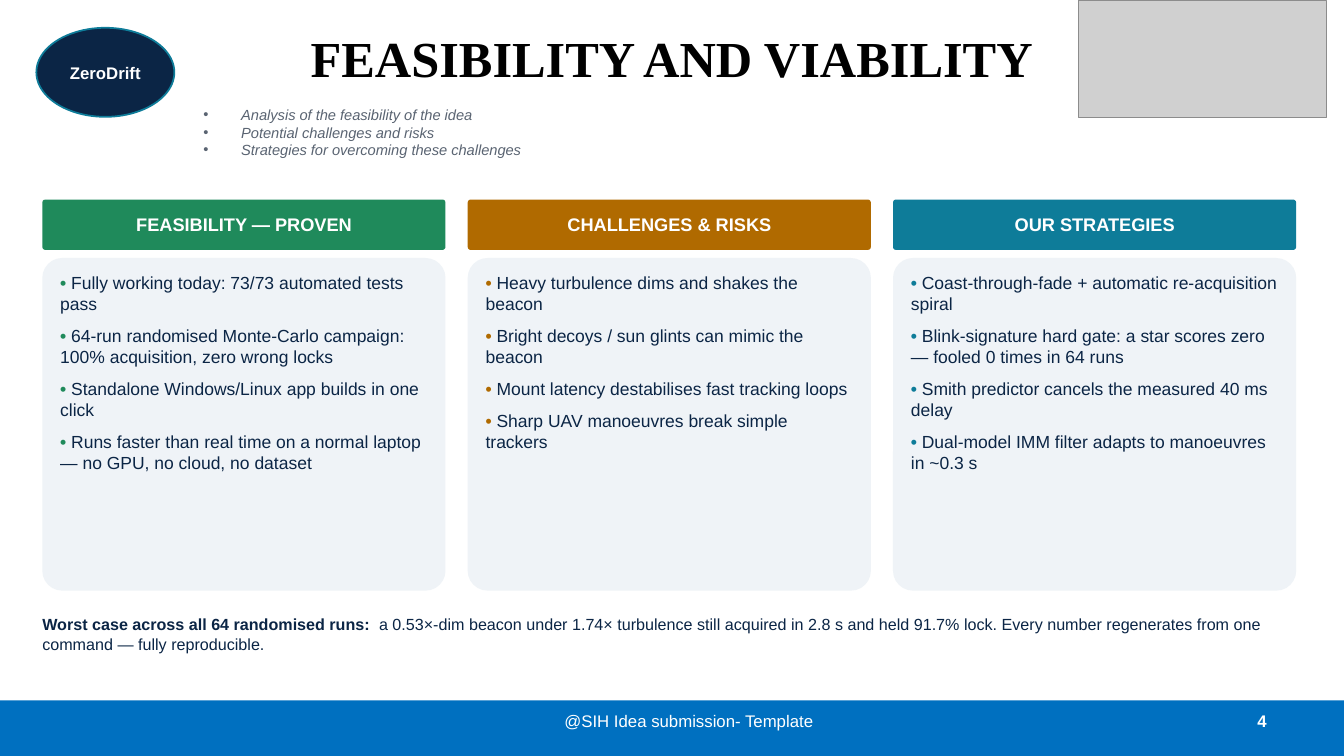
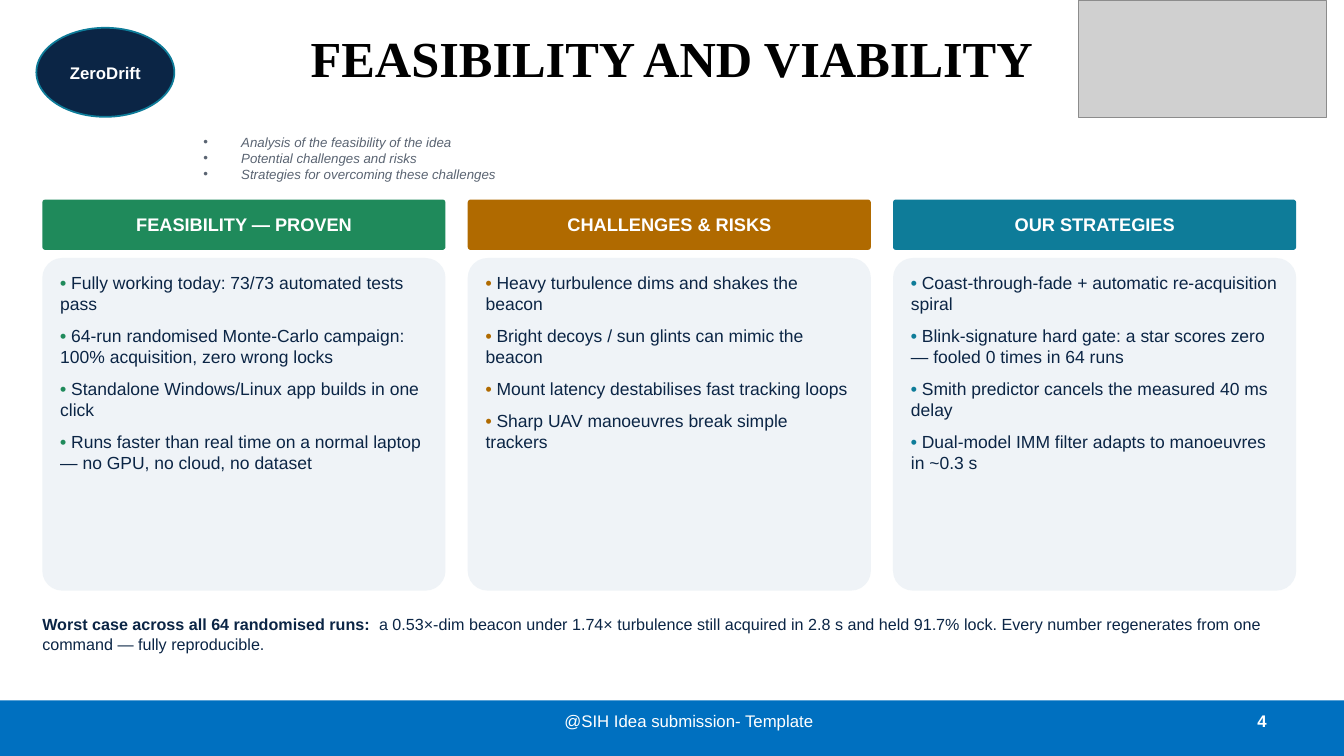
Before and after one commit to pranshukesavmishra/SIH2026, a slide deck: slide 4 of docs/submission/ZeroDrift_SIH26169.pptx. Drawn at 1344x756 pixels with LibreOffice and Linux fonts; fonts in the diff are those of the drawing; grey boxes stand for pictures. Boxes give left, top, right and bottom in pixels: in the first picture for what was removed or moved away, otherwise in the second. Text is boxed around its words. In the diff, an @@ line names an element or a change of style, - is before the commit and + after.

```diff
--- a/docs/submission/ZeroDrift_SIH26169.pptx
+++ b/docs/submission/ZeroDrift_SIH26169.pptx
@@ text "Analysis of the feasibility of ...": place and size @@
-text "Analysis of the feasibility of ..." at (241,109,521,158)
+text "Analysis of the feasibility of ..." at (241,137,495,182)
@@ text "Analysis of the feasibility of ..." at (241,137,495,182): size 10.5 to 9.5 pt @@
```
Also in this commit, not shown: 4 other slides changed, 1 other file.
